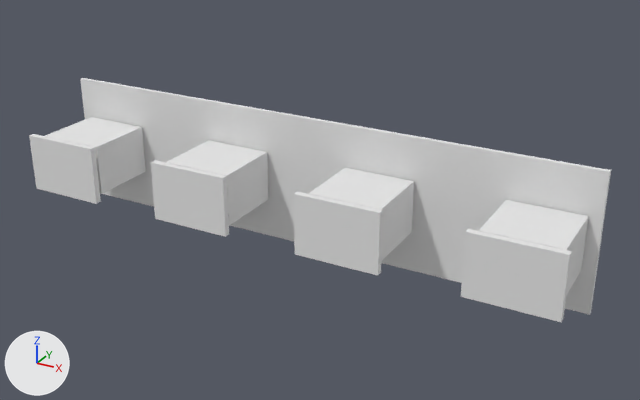
The OBJ model examples/recipes/architecture-flow/scene.obj: old version first, new version second.
The view is the same before and after, from a camera (50 mm lens) standing at (5.08, -8.86, 4.26) and looking at (0.38, -0.31, -0.02). Arrows for +X, +Y and +Z are at lower left; the lights stay in place. The first picture is the older version. Where no turn or scale is listed for an object, it has been applied to the vertices.

The older version as bpy lines, for what is in view:
```python
mat_base = principled_material('base')
mat_base.base_color = (0.8, 0.8, 0.8)  # white #e7e7e7
mat_base.roughness = 1.0
mat_cyan = principled_material('cyan')
mat_cyan.base_color = (0.8, 0.8, 0.8)  # white #e7e7e7
mat_cyan.roughness = 1.0
mat_gold = principled_material('gold')
mat_gold.base_color = (0.8, 0.8, 0.8)  # white #e7e7e7
mat_gold.roughness = 1.0
mat_white = principled_material('white')
mat_white.base_color = (0.8, 0.8, 0.8)  # white #e7e7e7
mat_white.roughness = 1.0
me_architecture_flow = bpy.data.meshes.new('architecture-flow')
me_architecture_flow.from_pydata(...)  # 78 vertices, 54 faces, 3 loose edges; spans x -3.6..3.6, y -1.09..0.08, z -0.85..0.85
# faces by material slot: [12, 24, 12, 6]
me_architecture_flow.materials.append(mat_cyan)  # white #e7e7e7
me_architecture_flow.materials.append(mat_white)  # white #e7e7e7
me_architecture_flow.materials.append(mat_gold)  # white #e7e7e7
me_architecture_flow.materials.append(mat_base)  # white #e7e7e7
ob_architecture_flow = bpy.data.objects.new('architecture-flow', me_architecture_flow)
ob_architecture_flow.location = (0.0, 0.0, 0.0)
```
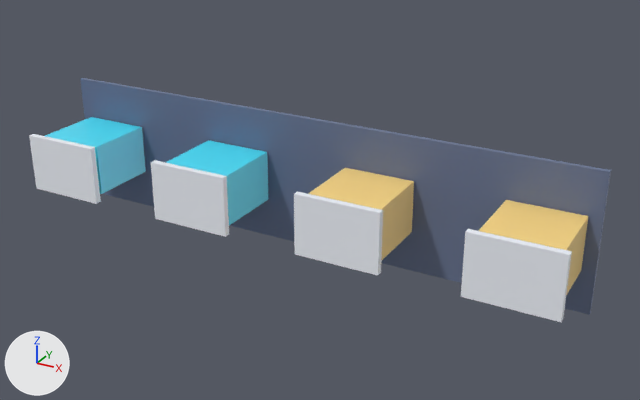
The change, as a list of edits to the scene's bpy script:
```text
Change mat_cyan:
    mat_cyan.base_color: (0.8, 0.8, 0.8) -> (0.0706, 0.772, 1.0)  # white #e7e7e7 -> cyan #4be4ff
    mat_cyan.roughness: 1.0 -> 0.388
Change mat_white:
    mat_white.base_color: (0.8, 0.8, 0.8) -> (0.902, 0.933, 1.0)  # white #e7e7e7 -> white #f4f7ff
Change mat_gold:
    mat_gold.base_color: (0.8, 0.8, 0.8) -> (1.0, 0.71, 0.239)  # white #e7e7e7 -> yellow #ffdb86
Change mat_base:
    mat_base.base_color: (0.8, 0.8, 0.8) -> (0.137, 0.176, 0.294)  # white #e7e7e7 -> blue #677494
```

Pixel boxes (x1, y1, x2, y2) of what changed, in the pictures (640 x 400 px):
'architecture-flow', recoloured, surface changed
    both: (29, 78, 611, 322)
